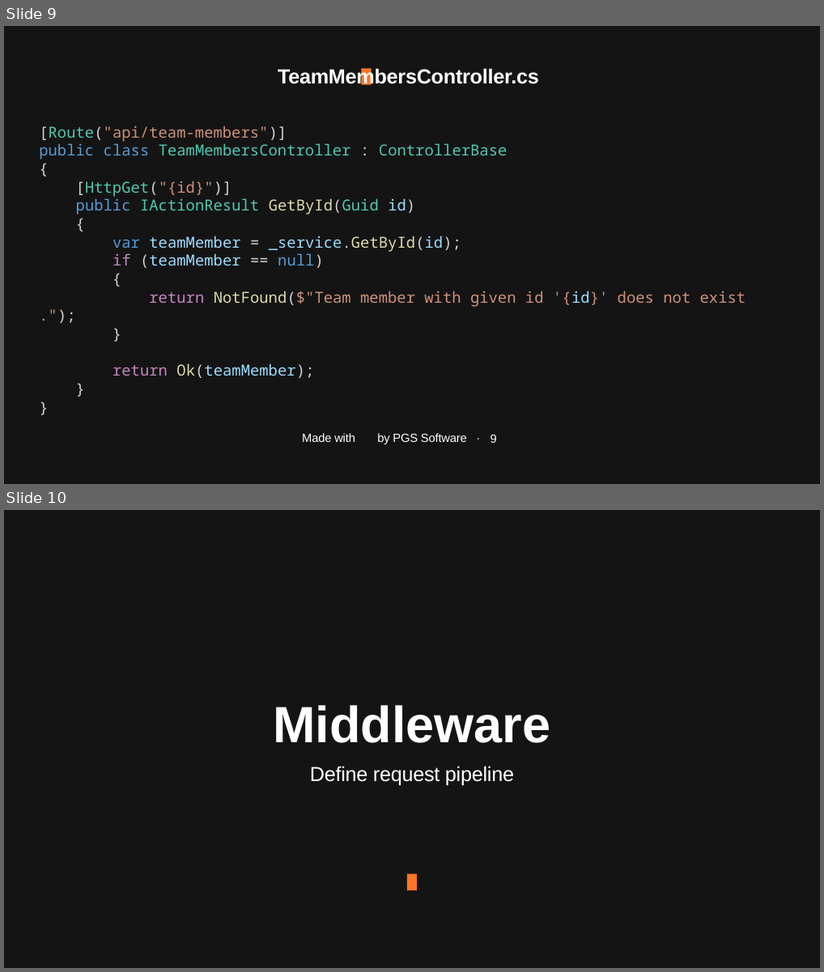
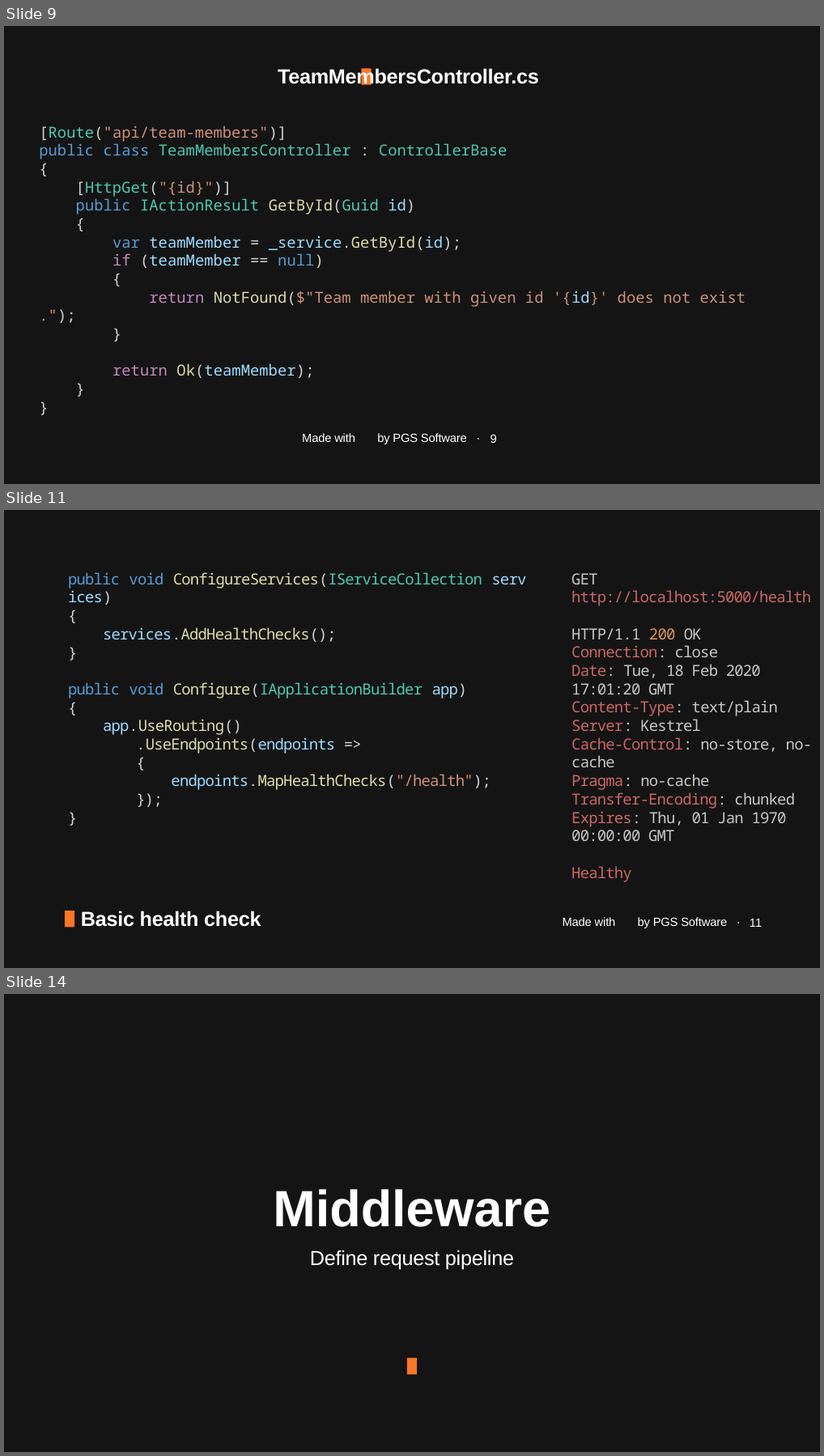
Before and after one commit to januszmarcinik/.NET-getting-started, a slide deck: PGS SharpDev.pptx. Shown one above the other, each under a label of ours: slides 9 and 10 before the commit, slides 9, 11 and 14 after it; the slides between them are not shown. The pictures are 824x972 and 824x1456 pixels, drawn with LibreOffice and Linux fonts; fonts in the diff are those of the drawing; background and template pictures are left out. Boxes give left, top, right and bottom in pixels: in the first picture for what was removed or moved away, otherwise in the second. Text is boxed around its words. In the diff, an @@ line names an element or a change of style, - is before the commit and + after.

Commit message:
Custom health check

```diff
--- a/PGS SharpDev.pptx
+++ b/PGS SharpDev.pptx
@@ slide 11 added at box(4, 510, 820, 968), background #141414 @@
@@ text added at box(68, 572, 491, 790), 36 pt, text #DCDCAA @@
+public void ConfigureServices(IServiceCollection services)
+{
+services.AddHealthChecks();
+}
+public void Configure(IApplicationBuilder app)
+{
+app.UseRouting()
+.UseEndpoints(endpoints =>
+{
+endpoints.MapHealthChecks("/health");
+});
+}
@@ text added at box(572, 573, 812, 883), 36 pt, text #C5C8C6 @@
+GET http://localhost:5000/health
+HTTP/1.1 200 OK
+Connection: close
+Date: Tue, 18 Feb 2020 17:01:20 GMT
+Content-Type: text/plain
+Server: Kestrel
+Cache-Control: no-store, no-cache
+Pragma: no-cache
+Transfer-Encoding: chunked
+Expires: Thu, 01 Jan 1970 00:00:00 GMT
+Healthy
@@ rectangle added at box(65, 911, 74, 927), fill #FF7626 @@
@@ text added at box(81, 911, 261, 927), 48 pt, text #FFFFFF, bold @@
+Basic health check
@@ text added at box(563, 917, 727, 929), 28 pt, text #FFFFFF @@
+Made with by PGS Software ·
@@ page number added at box(750, 919, 762, 927), 28 pt, text #FFFFFF @@
+11
@@ what was slide 10 is now slide 14 @@
```
Also in this commit, not shown: 3 other slides added, 4 other files.
